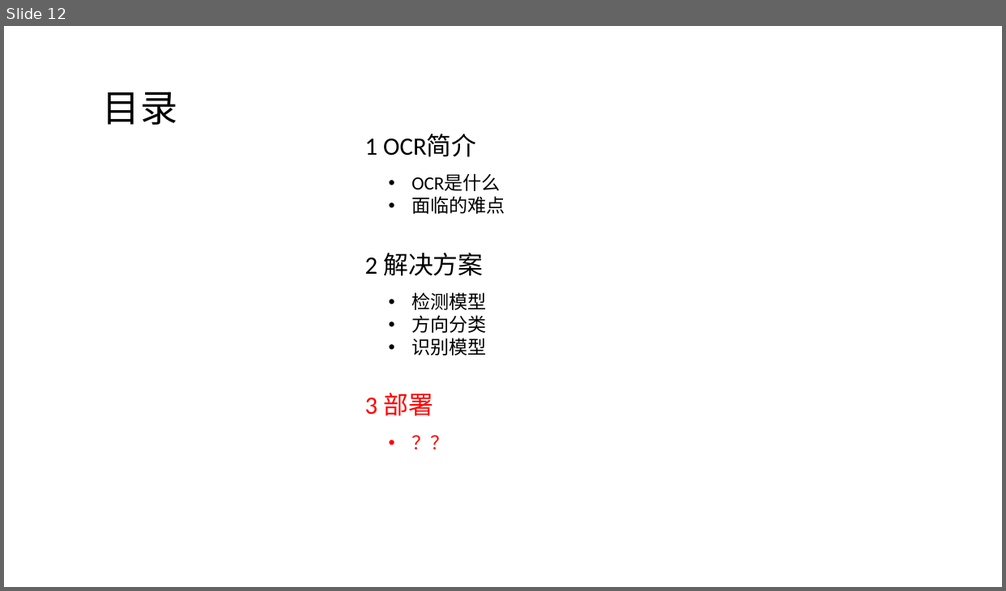
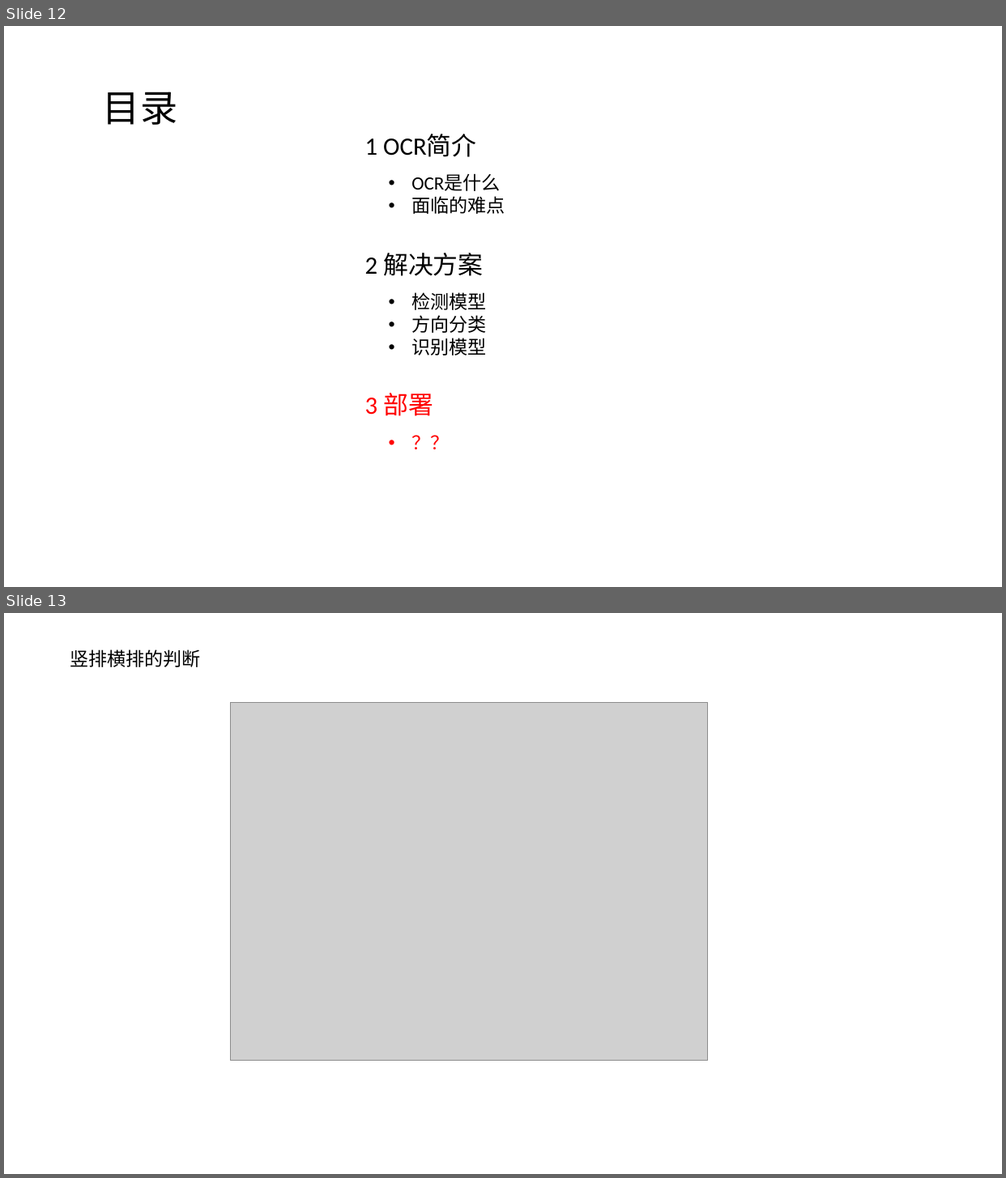
Before and after one commit to Bohrhh/OCR, a slide deck: OCR.pptx. Shown one above the other, each under a label of ours: slide 12 before the commit, slides 12 and 13 after it. The pictures are 1006x591 and 1006x1178 pixels, drawn with LibreOffice and Linux fonts; fonts in the diff are those of the drawing; grey boxes stand for pictures. Boxes give left, top, right and bottom in pixels: in the first picture for what was removed or moved away, otherwise in the second. Text is boxed around its words. In the diff, an @@ line names an element or a change of style, - is before the commit and + after.

Commit message:
lineH,lineV

```diff
--- a/OCR.pptx
+++ b/OCR.pptx
@@ slide 13 added at (4,613,1002,1174), background #FFFFFF @@
@@ text added at (70,649,201,667), 18 pt, text #000000 @@
+竖排横排的判断
@@ picture added at (230,703,708,1061) @@
```
